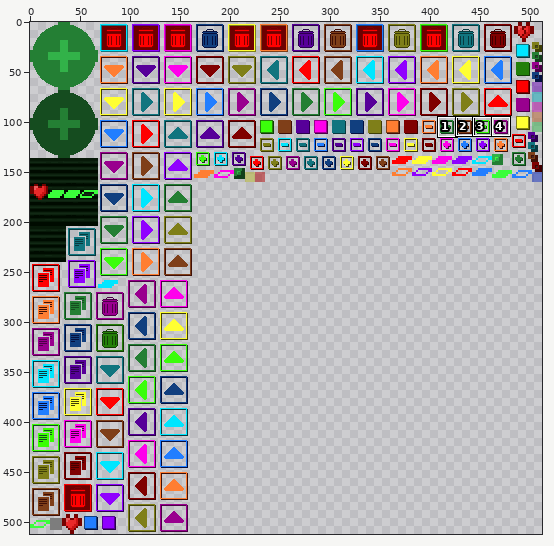
Sprite sheet, stored at html5game/Ashes Battle Assistant_texture_2.png. Above, an overview of the earlier version with the close-up marked.
Close-up. Before the edit:
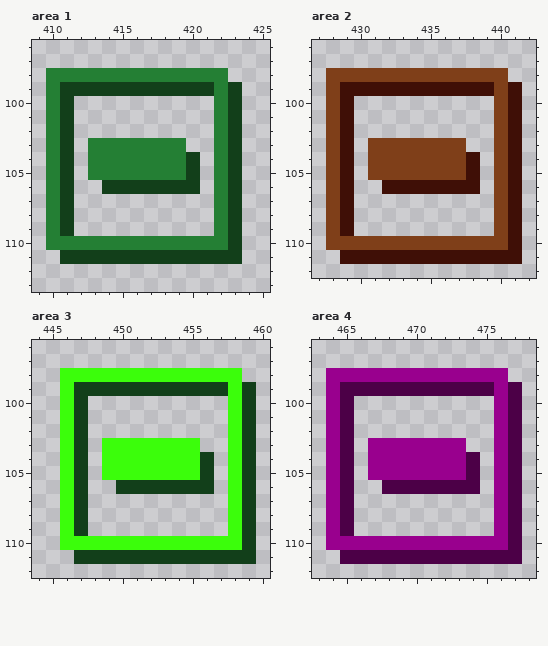
The file is 512x512 pixels. Colours within 5 levels of each other are drawn and written as one. Shown: area 1: x 409..425, y 96..113; area 2: x 427..442, y 96..112; area 3: x 444..460, y 96..112; area 4: x 463..478, y 96..112. The commit also changed other parts of the picture, which this record leaves out.
New version:
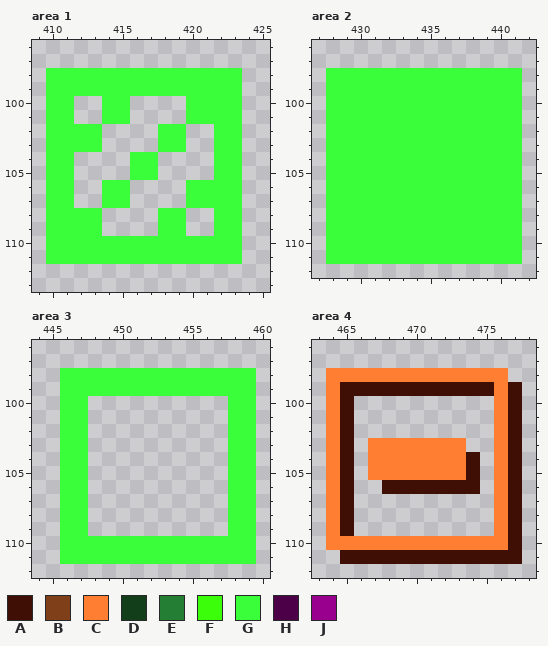
Palette (. is transparent): A #3f0f06  B #7f3f19  C #ff7e32  D #123f1a  E #247f34  F #3bfe0b  G #3bfe3b  H #4c0047  J #99008e
The edit:
Changed rows in their new state; - is an unchanged pixel.
Area 1:
first column x 410:
 98 GGGGGGGGGGGGGG
 99 GGGGGGGGGGGGGG
100 GG--GG----GGGG
101 GG--GG----GGGG
102 GGGG----GG--GG
103 GGGG....GG--GG
104 GG-...GG...-GG
105 GG-...GG...-GG
106 GG--GG....GGGG
107 GG--GG----GGGG
108 GGGG----GG--GG
109 GGGG----GG--GG
110 GGGGGGGGGGGGGG
111 GGGGGGGGGGGGGG
Area 2:
first column x 428:
 98 GGGGGGGGGGGGGG
 99 GGGGGGGGGGGGGG
100 GGGGGGGGGGGGGG
101 GGGGGGGGGGGGGG
102 GGGGGGGGGGGGGG
103 GGGGGGGGGGGGGG
104 GGGGGGGGGGGGGG
105 GGGGGGGGGGGGGG
106 GGGGGGGGGGGGGG
107 GGGGGGGGGGGGGG
108 GGGGGGGGGGGGGG
109 GGGGGGGGGGGGGG
110 GGGGGGGGGGGGGG
111 GGGGGGGGGGGGGG
Area 3:
first column x 446:
 98 GGGGGGGGGGGGGG
 99 GGGGGGGGGGGGGG
100 GG----------GG
101 GG----------GG
102 GG----------GG
103 GG-.......--GG
104 GG-........-GG
105 GG-........-GG
106 GG--.......-GG
107 GG----------GG
108 GG----------GG
109 GG----------GG
110 GGGGGGGGGGGGGG
111 GGGGGGGGGGGGGG
Area 4:
first column x 464:
 98 CCCCCCCCCCCCC-
 99 CAAAAAAAAAAACA
100 CA----------CA
101 CA----------CA
102 CA----------CA
103 CA-CCCCCCC--CA
104 CA-CCCCCCCA-CA
105 CA-CCCCCCCA-CA
106 CA--AAAAAAA-CA
107 CA----------CA
108 CA----------CA
109 CA----------CA
110 CCCCCCCCCCCCCA
111 -AAAAAAAAAAAAA
